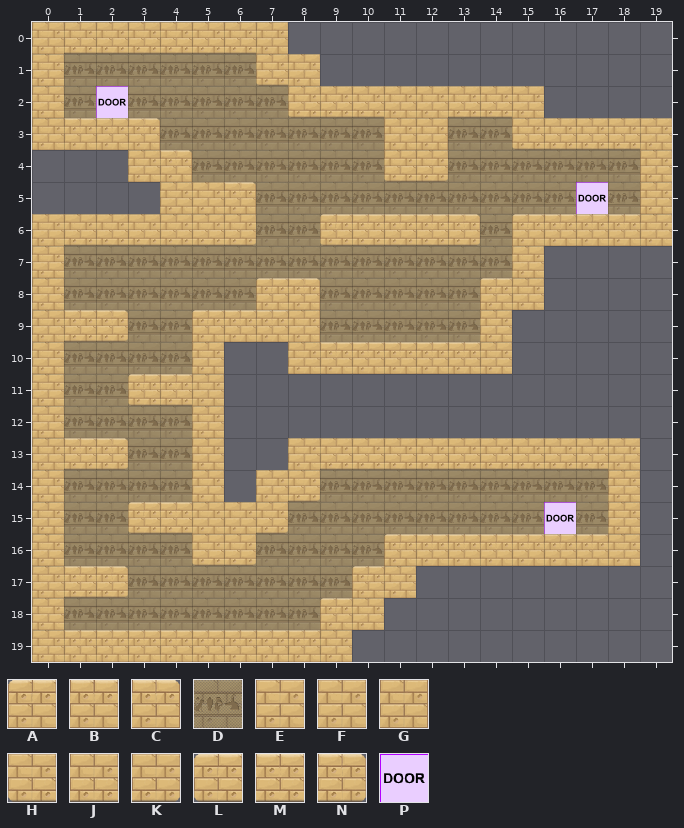
Tiled map, stored at core/assets/levels/testing.tmx. The picture above is the old version.
Cells are 64x64 px. Shown: x 0..19, y 0..19.
Key: from "tilesheet": A 32, B 33, C 34, D 35, E 48, F 49, G 50, H 64, J 65, K 66, L 81, M 82, N 83, P 96.
_ is an empty cell, # one hidden under a higher layer.
Layer "background" before, first column x 0:
 0 DDDDDDDD____________
 1 DDDDDDDDD___________
 2 DD#DDDDDDDDDDDDD____
 3 DDDDDDDDDDDDDDDDDDDD
 4 ___DDDDDDDDDDDDDDDDD
 5 ____DDDDDDDDDDDDD#DD
 6 DDDDDDDDDDDDDDDDDDDD
 7 DDDDDDDDDDDDDDDD____
 8 DDDDDDDDDDDDDDDD____
 9 DDDDDDDDDDDDDDD_____
10 DDDDDD__DDDDDDD_____
11 DDDDDD______________
12 DDDDDD______________
13 DDDDDD__DDDDDDDDDDD_
14 DDDDDD_DDDDDDDDDDDD_
15 DDDDDDDDDDDDDDDD#DD_
16 DDDDDDDDDDDDDDDDDDD_
17 DDDDDDDDDDDD________
18 DDDDDDDDDDD_________
19 DDDDDDDDDD__________
Layer "main" before, first column x 0:
 0 FJJJJJJF____________
 1 F______HF___________
 2 F_P_____HJJFFJJF____
 3 FBBC_______EG__HJJJF
 4 ___FC______HK______E
 5 ____FFC__________P_E
 6 FJJJJJK__LMMMN_ABBBF
 7 F______________F____
 8 F______AC_____AF____
 9 FMN__ABBG_____F_____
10 F____F__FBBBBBF_____
11 F__LMF______________
12 F____F______________
13 FMN__F__FJJJJJJJJJF_
14 F____F_FK_________F_
15 F__LMFFK________P_F_
16 F____HK____ABBBBBBF_
17 FMN_______AF________
18 F________AF_________
19 FBBBBBBBBF__________
Now the later version:
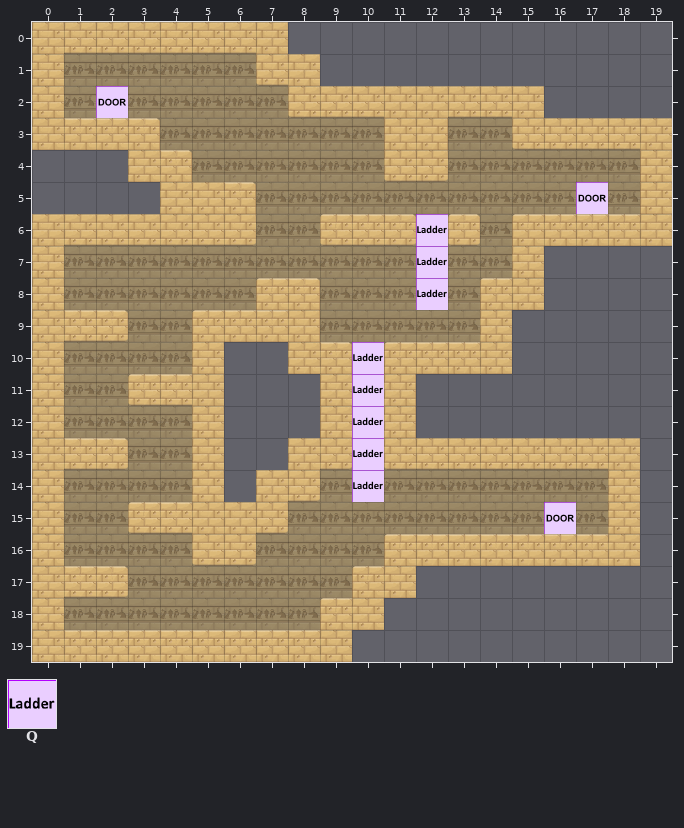
Further tiles: from "tilesheet": Q 99.
What changed:
Changed rows in their new state; . is an unchanged cell.
Layer "background":
first column x 9:
11 D.D
12 D.D
Layer "main":
first column x 9:
 6 ...Q
 7 ...Q
 8 ...Q
10 CQ..
11 EQG.
12 EQG.
13 .Q..
14 .Q..
Boxes around the changes in both pictures, in picture pixels (x1, y1, x2, y2):
changed: (416, 214, 448, 310)
changed: (320, 342, 416, 502)
